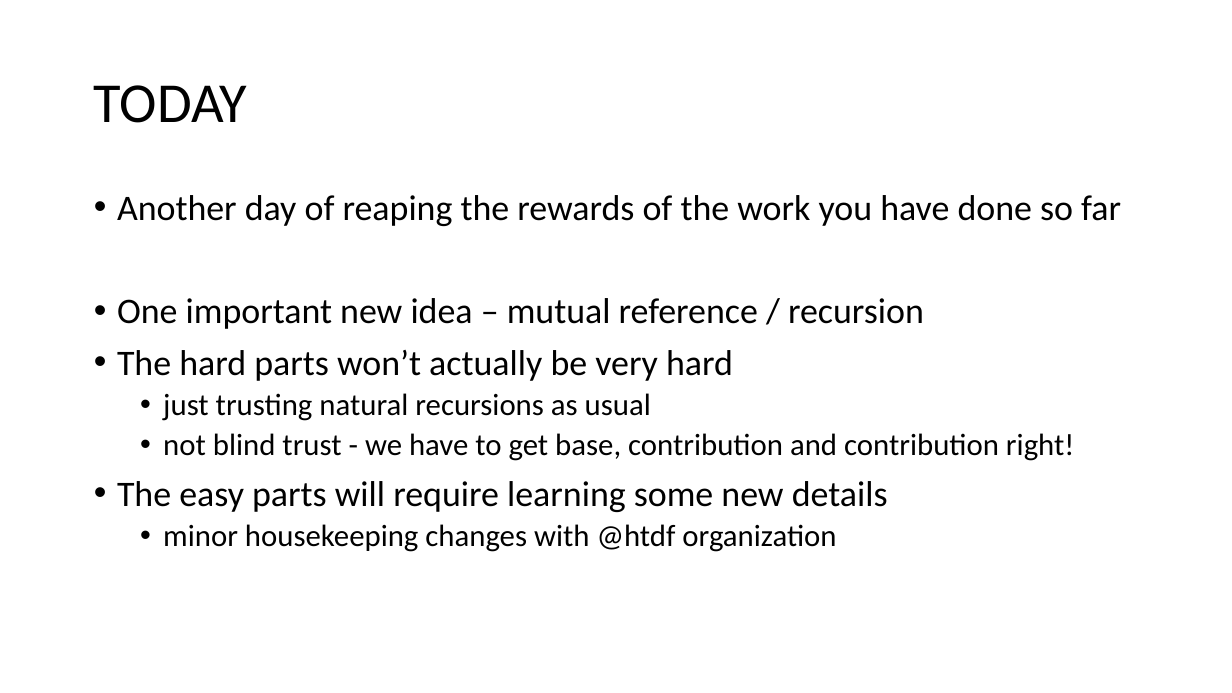
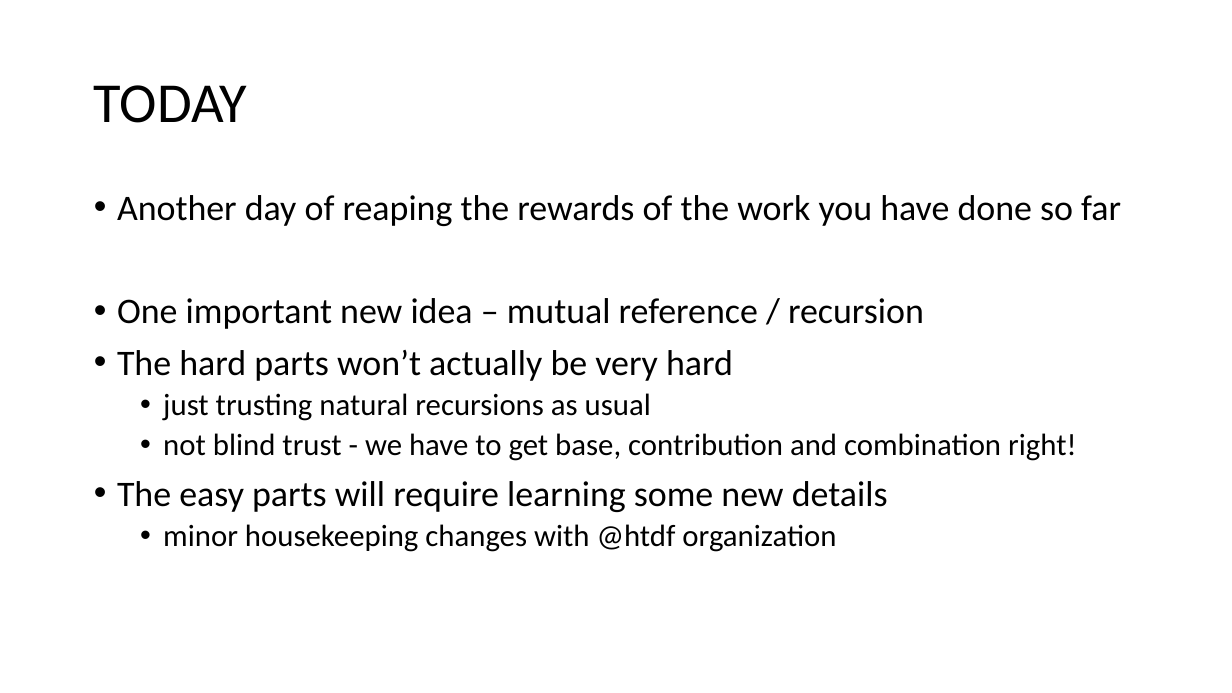
Before and after one commit to GregorKiczales/spd-materials, a slide deck: slide 1 of instructor/l10/l10-pad.pptx. Drawn at 1232x693 pixels with LibreOffice and Linux fonts; fonts in the diff are those of the drawing. Boxes give left, top, right and bottom in pixels: in the first picture for what was removed or moved away, otherwise in the second. Text is boxed around its words. In the diff, an @@ line names an element or a change of style, - is before the commit and + after.

```diff
--- a/instructor/l10/l10-pad.pptx
+++ b/instructor/l10/l10-pad.pptx
@@ text at bbox=[163, 433, 1076, 461]: text changed @@
-  • not blind trust - we have to get base, contribution and contribution right!
+  • not blind trust - we have to get base, contribution and combination right!
```
Also in this commit, not shown: 13 other files.
